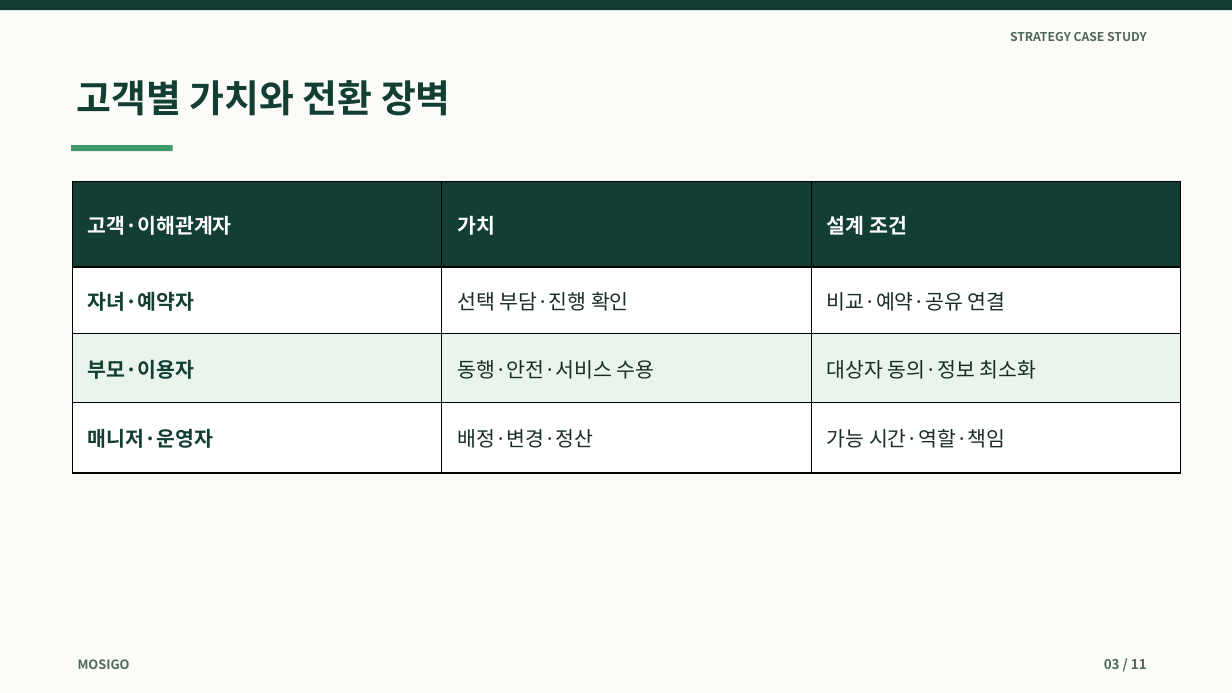
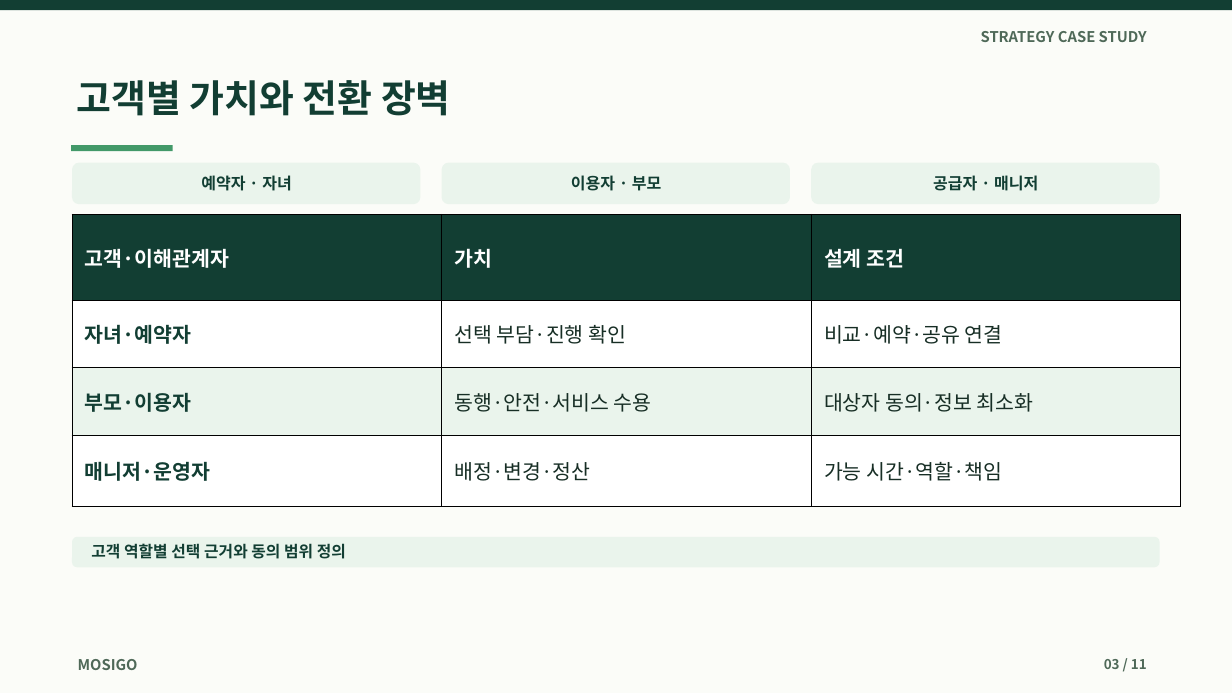
Before and after one commit to dohyunkimmm/mosigo-case-study, a slide deck: slide 3 of downloads/mosigo_report.pptx. Drawn at 1232x693 pixels with LibreOffice and Linux fonts; fonts in the diff are those of the drawing. Boxes give left, top, right and bottom in pixels: in the first picture for what was removed or moved away, otherwise in the second. Text is boxed around its words. In the diff, an @@ line names an element or a change of style, - is before the commit and + after.

Commit message:
design: modernize MOSIGO 11-slide editable presentation and scenario labels

```diff
--- a/downloads/mosigo_report.pptx
+++ b/downloads/mosigo_report.pptx
@@ text "STRATEGY CASE STUDY" at (981, 31, 1147, 42): size 9.5 to 11.5 pt @@
@@ rounded rectangle added at (72, 163, 421, 204), fill #EAF4EC @@
@@ text added at (201, 175, 291, 191), 12.5 pt, text #123E33, bold @@
+예약자 · 자녀
@@ rounded rectangle added at (442, 163, 790, 204), fill #EAF4EC @@
@@ text added at (571, 175, 661, 191), 12.5 pt, text #123E33, bold @@
+이용자 · 부모
@@ rounded rectangle added at (811, 163, 1160, 204), fill #EAF4EC @@
@@ text added at (933, 175, 1038, 191), 12.5 pt, text #123E33, bold @@
+공급자 · 매니저
@@ table at (72, 214, 1181, 493) @@
@@ fill #E9F4EB to #EAF4EC in row 3 @@
@@ text colour #192C25 to #172E25 in "선택 부담·진행 확인", "비교·예약·공유 연결", "동행·안전·서비스 수용", "대상자 동의·정보 최소화" and 2 more places @@
@@ table: place and size @@
-table at (72, 181, 1181, 473)
+table at (72, 214, 1181, 493)
@@ rounded rectangle added at (72, 537, 1160, 567), fill #EAF4EC @@
@@ text added at (91, 543, 346, 559), 12.3 pt, text #123E33, bold @@
+고객 역할별 선택 근거와 동의 범위 정의
@@ text "MOSIGO" at (78, 659, 138, 670): size 10 to 11.5 pt @@
```
Also in this commit, not shown: 10 other slides changed.
